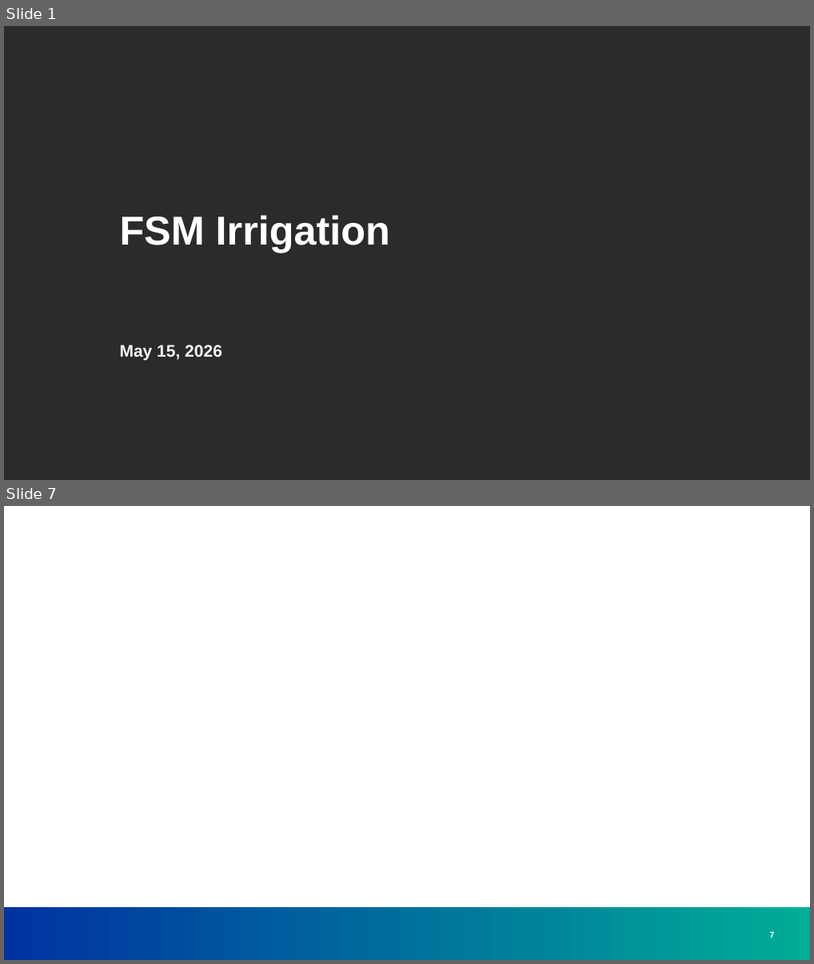
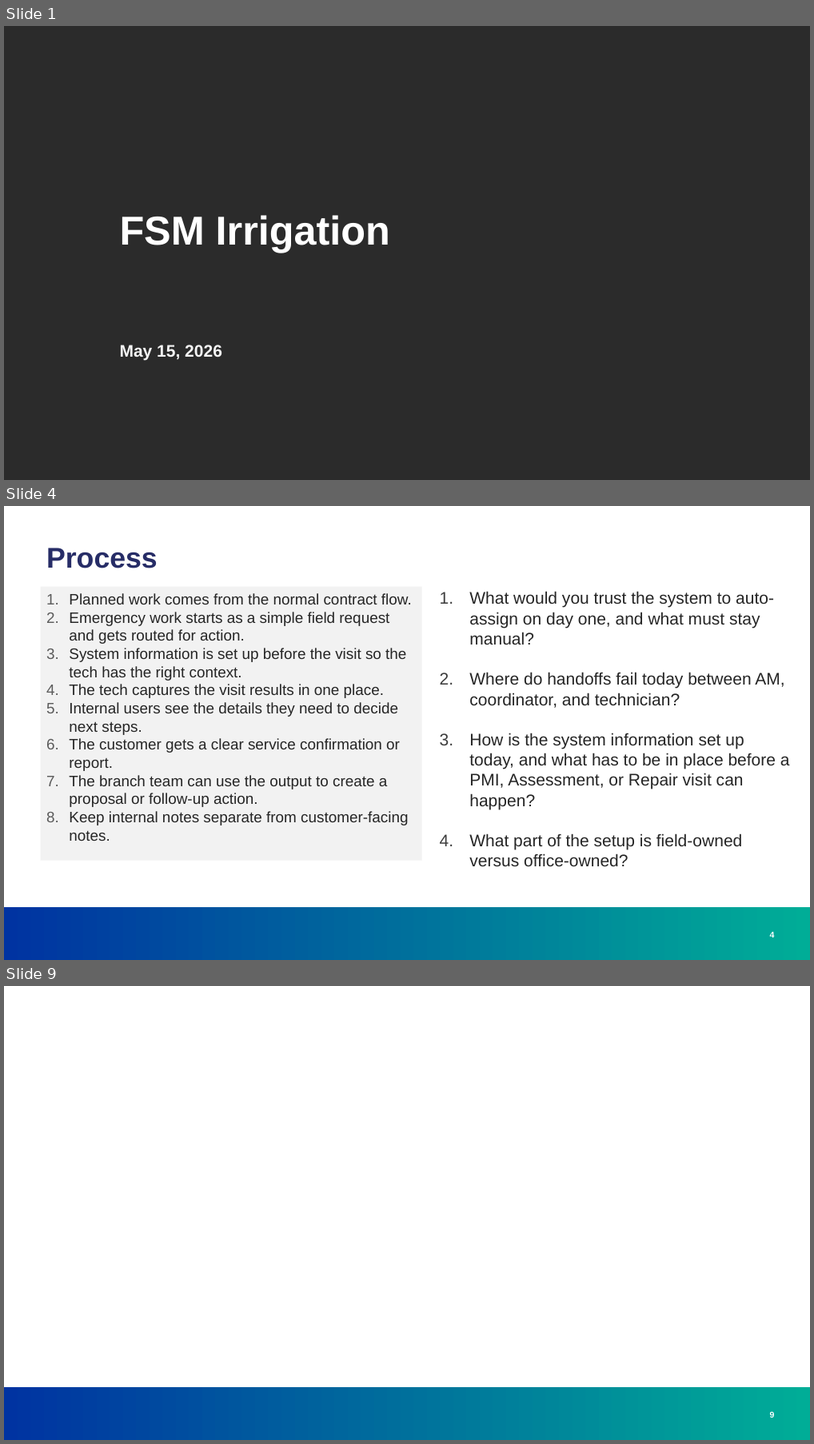
Before and after one commit to greg-e/irrigation, a slide deck: fsm_irrigation.pptx. Shown one above the other, each under a label of ours: slides 1 and 7 before the commit, slides 1, 4 and 9 after it; the slides between them are not shown. The pictures are 814x964 and 814x1444 pixels, drawn with LibreOffice and Linux fonts; fonts in the diff are those of the drawing; background and template pictures are left out; a plain dark background stands for a picture behind light text. Boxes give left, top, right and bottom in pixels: in the first picture for what was removed or moved away, otherwise in the second. Text is boxed around its words. In the diff, an @@ line names an element or a change of style, - is before the commit and + after.

```diff
--- a/fsm_irrigation.pptx
+++ b/fsm_irrigation.pptx
@@ slide 4 added at box(4, 506, 810, 960), background #FFFFFF; not listed: 1 template element that a slide beside it also shows @@
@@ title added at box(46, 548, 158, 568), 34 pt, text #272D67, bold @@
+Process
@@ text added at box(40, 587, 422, 860), fill #F2F2F2, 18 pt, text #252525 @@
+1. Planned work comes from the normal contract flow.
+2. Emergency work starts as a simple field request and gets routed for action.
+3. System information is set up before the visit so the tech has the right context.
+4. The tech captures the visit results in one place.
+5. Internal users see the details they need to decide next steps.
+6. The customer gets a clear service confirmation or report.
+7. The branch team can use the output to create a proposal or follow-up action.
+8. Keep internal notes separate from customer-facing notes.
@@ text added at box(470, 591, 790, 867), 20 pt, text #252525 @@
+1. What would you trust the system to auto-assign on day one, and what must stay manual?
+2. Where do handoffs fail today between AM, coordinator, and technician?
+3. How is the system information set up today, and what has to be in place before a PMI, Assessment, or Repair visit can happen?
+4. What part of the setup is field-owned versus office-owned?
@@ page number added at box(770, 931, 775, 937), 10 pt, text #FFFFFF, bold @@
+4
@@ what was slide 7 is now slide 9 @@
@@ page number at box(770, 1411, 775, 1417): text changed @@
-7
+9
```
Also in this commit, not shown: 2 slides changed, 4 other slides added, 5 slides removed, 10 other files.
